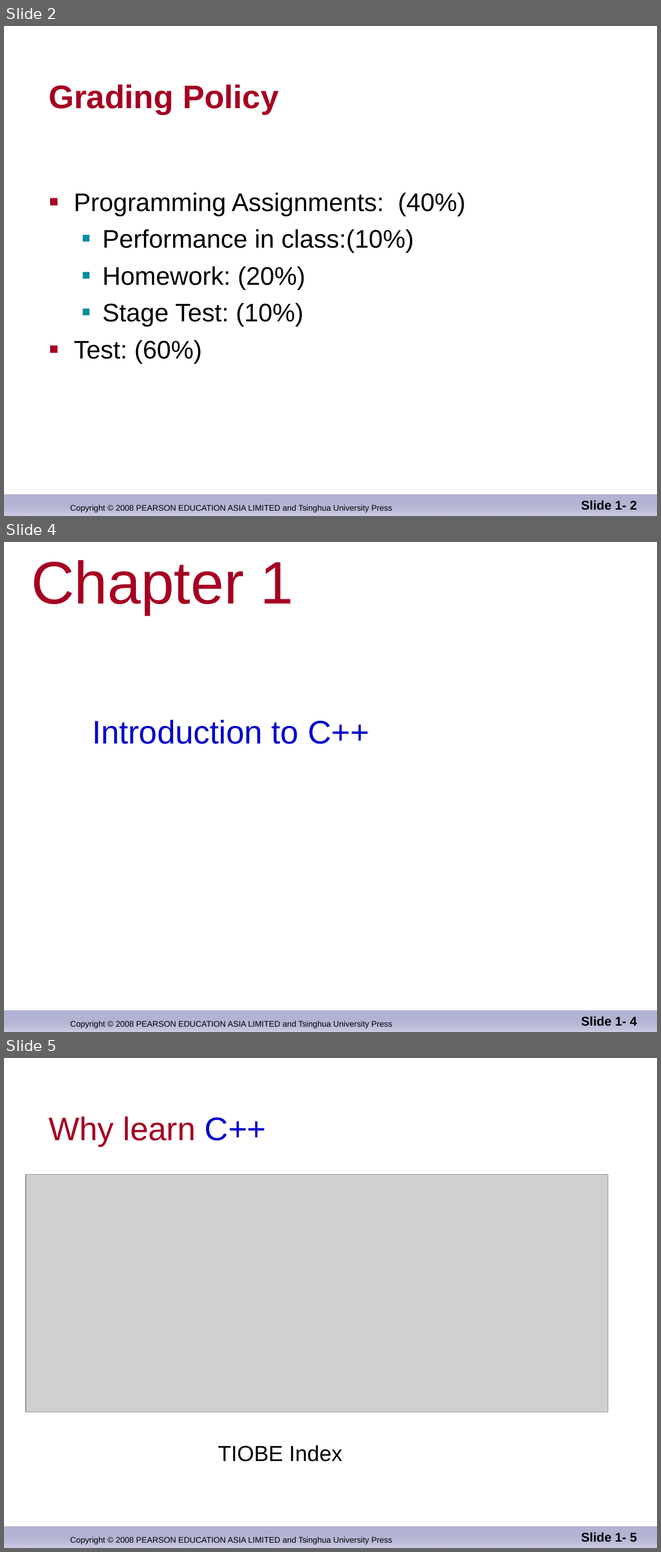
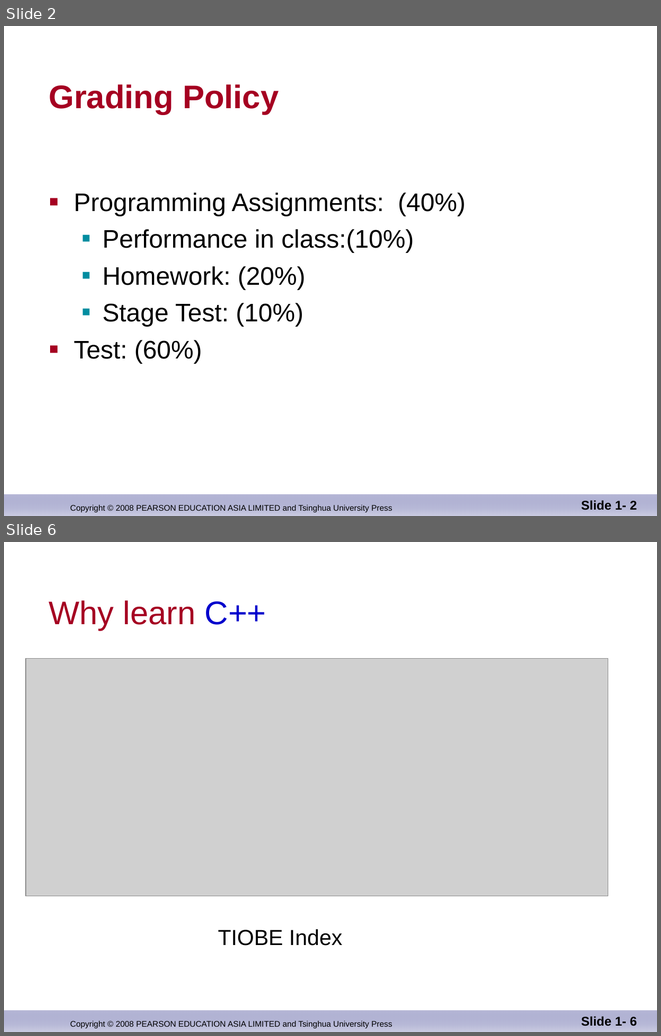
Before and after one commit to djuanbei/CPLUSPLUS, a slide deck: ppt/ch_01.ppt. Shown one above the other, each under a label of ours: slides 2, 4 and 5 before the commit, slides 2 and 6 after it; the slides between them are not shown. The pictures are 661x1552 and 661x1036 pixels, drawn with LibreOffice and Linux fonts; fonts in the diff are those of the drawing; grey boxes stand for pictures; background and template pictures are left out. Boxes give left, top, right and bottom in pixels: in the first picture for what was removed or moved away, otherwise in the second. Text is boxed around its words. In the diff, an @@ line names an element or a change of style, - is before the commit and + after.

```diff
--- a/ppt/ch_01.ppt
+++ b/ppt/ch_01.ppt
@@ slide 4 removed at (4,542,657,1032), background #FFFFFF; not listed: 2 template elements that a slide beside it also shows @@
@@ text removed at (31,560,294,615) @@
-Chapter 1
@@ text removed at (92,720,369,744) @@
-Introduction to C++
@@ page number removed at (581,1016,637,1026) @@
-Slide 1- 4
@@ what was slide 5 is now slide 6 @@
@@ page number at (581,1016,637,1026): text changed @@
-Slide 1- 5
+Slide 1- 6
```
Also in this commit, not shown: 2 slides changed, 3 slides added, 2 other files.
